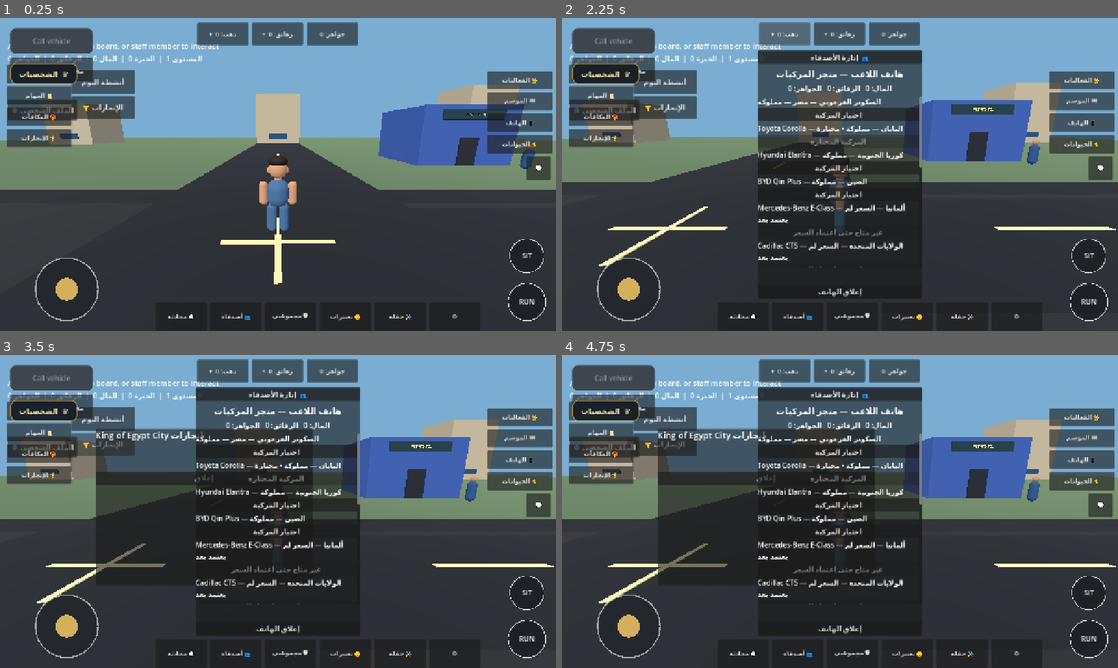
Above: before the commit, frames 1-4 (two rows, left to right).
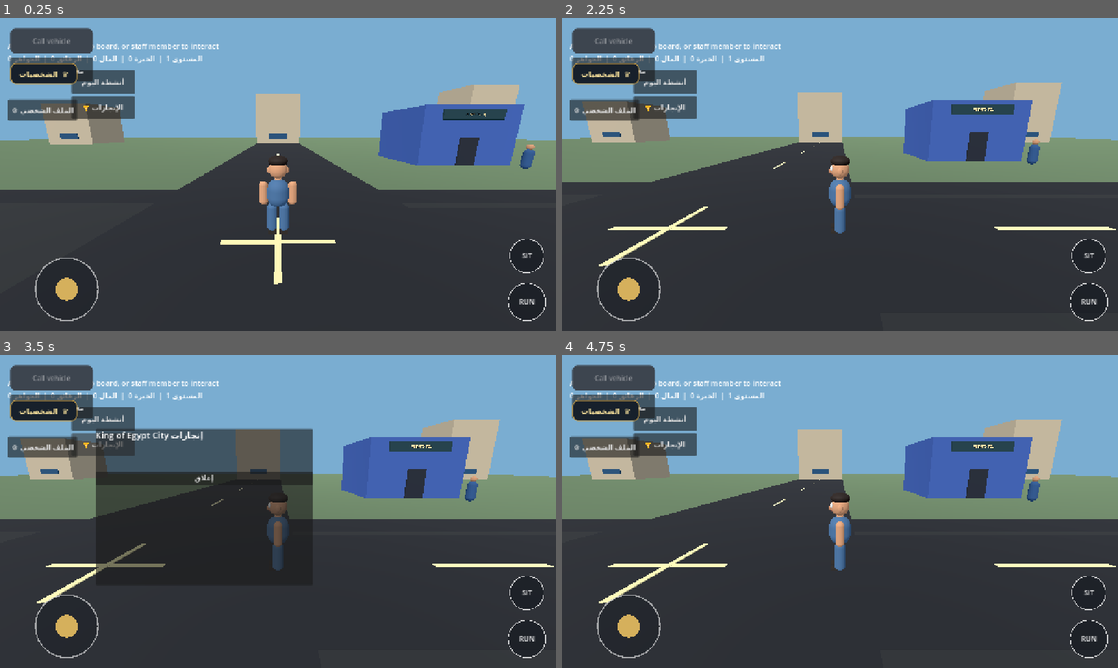
Above: after the commit, the same moments.

Repository: gamalalaraby1988-dotcom/King-Egypt-
Game: Godot game, scene res://scenes/main.tscn
Two runs of this game, one before a commit and one after it. Both use one fixed random seed, a clock stepped at 60 frames per second and the inputs below.
Inputs (mouse positions are in pixels of both pictures, inside the frame that each line leads up to):
- Up to frame 1 (0.25 s): no input
- Up to frame 2 (2.25 s): tap Enter at 0.5 s; move the mouse to (962, 158) at 0.52 s; hold D (move_right) 0.53-1.25 s; hold Shift (sprint) 0.53-1.25 s; click (962, 158) at 0.67 s; drag from (728, 190) to (812, 237) at 1.27 s; click (784, 33) at 2 s, where only the run before the commit has a clickable "ذهب: 0 +"
- Up to frame 3 (3.5 s): click "الإنجازات 🏆" at 2.75 s
- Up to frame 4 (4.75 s): click (840, 370) at 3.5 s, where only the run before the commit has a clickable "رقائق: 0 +"; click "إغلاق" at 4.25 s

The runs differ from the first frame. In frame 1, 7.4% of the frame differs, in the area x 1-100%, y 1-97%; in frame 2, 21%; in frame 3, 19%; in frame 4, 29%.
Error after the commit: Parse Error: Variable "party_station_start_button" has the same name as a previously declared variable. (res://scripts/city_hud.gd:133)

Commit message:
Connect party station button to server RPC

Diff:
--- a/scripts/city_hud.gd
+++ b/scripts/city_hud.gd
@@ -130,6 +130,9 @@
 var friends_phone_badge: Control
 var friends_phone_badge_label: Label
 var friends_phone_incoming_count := 0
+var party_station_start_button: Button
+var party_station_status: Label
+var _party_station_key := ""
 
 const GROUP_MAX_MEMBERS := 4
 const GROUP_CHAT_MAX_LENGTH := 300
@@ -1118,21 +1121,40 @@
 	party_station_start_button = Button.new()
 	party_station_start_button.text = "إقامة حفلة"
 	party_station_start_button.custom_minimum_size.y = 27
-	party_station_start_button.disabled = true
-	party_station_start_button.tooltip_text = "تفعيل الحفلات ينتظر ربط خدمة الحفلات الخادمية."
+	party_station_start_button.disabled = not AuthManager.is_authenticated()
+	party_station_start_button.tooltip_text = "تتطلب إقامة الحفلة تسجيل الدخول."
+	party_station_start_button.pressed.connect(_on_party_station_start_pressed)
 	content.add_child(party_station_start_button)
 	party_station_status = Label.new()
-	party_station_status.text = "الخدمة غير متصلة حاليًا"
+	party_station_status.text = "سجّل الدخول لإقامة حفلة." if not AuthManager.is_authenticated() else "جاهز لإرسال الطلب إلى الخادم."
 	party_station_status.horizontal_alignment = HORIZONTAL_ALIGNMENT_CENTER
 	party_station_status.add_theme_font_size_override("font_size", 8)
 	party_station_status.add_theme_color_override("font_color", Color(1.0, 0.88, 0.68))
 	content.add_child(party_station_status)
 
-func open_party_station_window() -> void:
+func open_party_station_window(station_key: String = "main_party_station") -> void:
+	_party_station_key = station_key.strip_edges()
+	if is_instance_valid(party_station_start_button):
+		party_station_start_button.disabled = not AuthManager.is_authenticated() or _party_station_key.is_empty()
+	if is_instance_valid(party_station_status):
+		party_station_status.text = "جاهز لإقامة الحفلة." if AuthManager.is_authenticated() else "سجّل الدخول أولًا."
 	if is_instance_valid(player_popup):
 		player_popup.visible = false
 	if is_instance_valid(party_station_popup):
 		party_station_popup.visible = true
+
+func _on_party_station_start_pressed() -> void:
+	if not AuthManager.is_authenticated():
+		party_station_status.text = "سجّل الدخول أولًا."
+		return
+	if _party_station_key.is_empty():
+		party_station_status.text = "تعذر تحديد محطة الحفلة."
+		return
+	party_station_start_button.disabled = true
+	party_station_status.text = "جارٍ التحقق وبدء الحفلة من الخادم..."
+	if not SocialChatManager.start_test_party(_party_station_key):
+		party_station_start_button.disabled = false
+		party_station_status.text = "تعذر إرسال طلب إقامة الحفلة."
 
 func close_party_station_window() -> void:
 	if is_instance_valid(party_station_popup):
@@ -2631,6 +2653,14 @@
 
 func _on_social_operation_completed(action: String, data: Variant) -> void:
 	match action:
+		"party_start":
+			party_station_start_button.disabled = false
+			if data is Array and not data.is_empty() and data[0] is Dictionary:
+				var party_result: Dictionary = data[0]
+				party_station_status.text = "بدأت الحفلة على الخادم. تنتهي بعد 15 ثانية."
+				party_station_popup.visible = false
+			else:
+				party_station_status.text = "استجابة الخادم غير مكتملة؛ لم يتم تأكيد بدء الحفلة."
 		"blocked_list":
 			for child in blocked_players_box.get_children():
 				child.queue_free()
@@ -2950,6 +2980,10 @@
 
 
 func _on_social_operation_failed(action: String, message: String) -> void:
+	if action == "party_start":
+		party_station_start_button.disabled = false
+		party_station_status.text = "تعذر إقامة الحفلة: " + message
+		return
 	if action == "group_invite":
 		group_invite_status.text = "تعذر إرسال الدعوة: " + message
 		var failed_group_invite_code := _pending_group_invite_code
